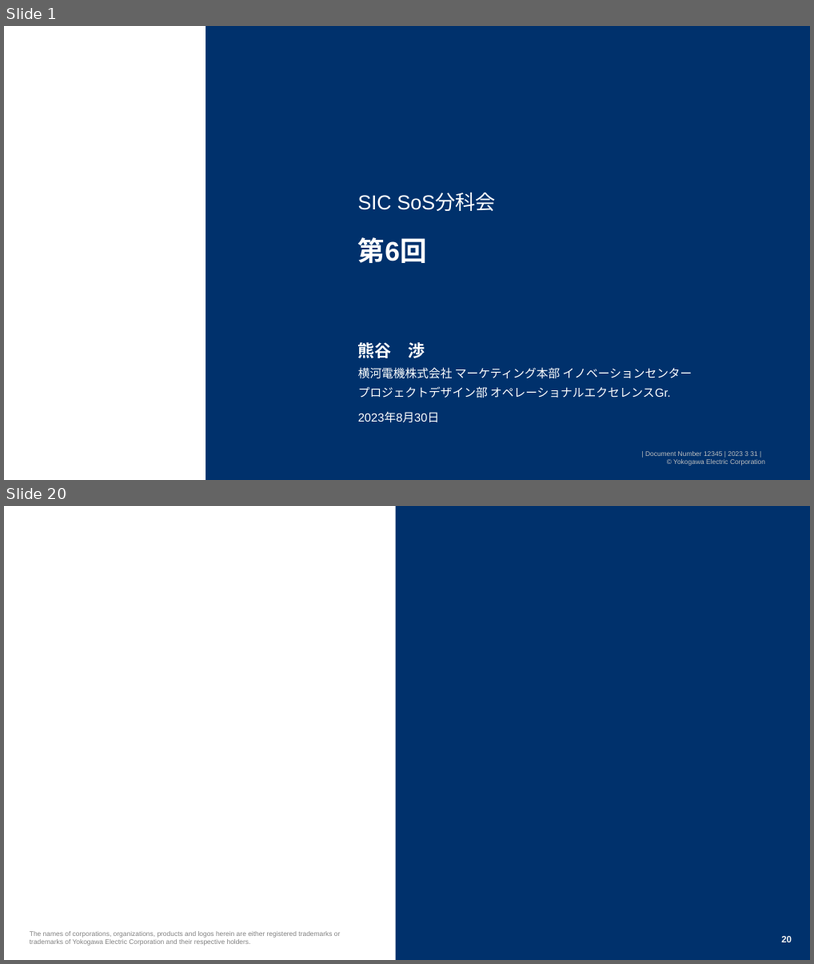
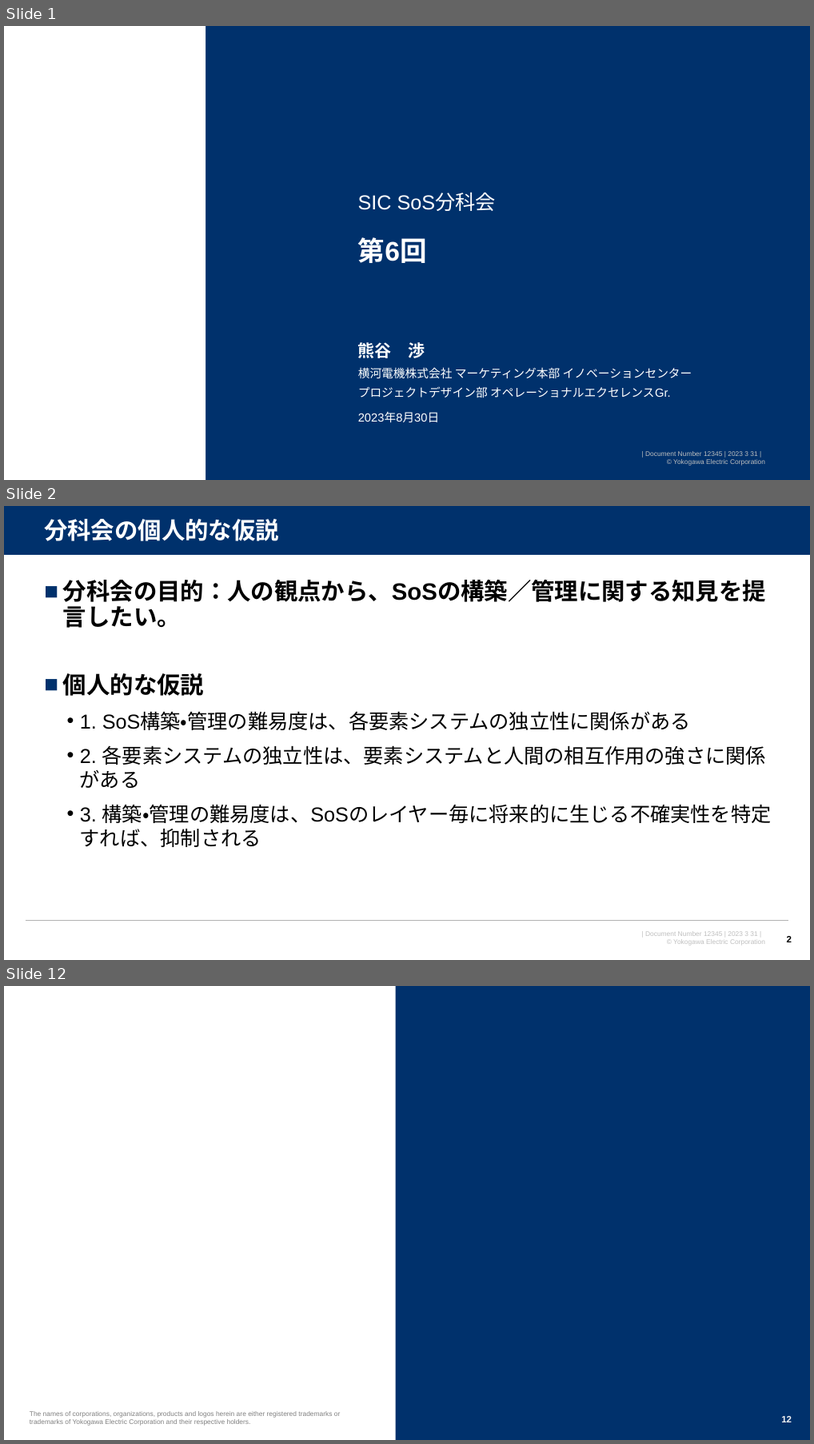
Before and after one commit to watarukumagai-git/opt, a slide deck: SoS/230830_SoS分科会6回_kuma_rev.0.pptx. Shown one above the other, each under a label of ours: slides 1 and 20 before the commit, slides 1, 2 and 12 after it; the slides between them are not shown. The pictures are 814x964 and 814x1444 pixels, drawn with LibreOffice and Linux fonts; fonts in the diff are those of the drawing; background and template pictures are left out. Boxes give left, top, right and bottom in pixels: in the first picture for what was removed or moved away, otherwise in the second. Text is boxed around its words. In the diff, an @@ line names an element or a change of style, - is before the commit and + after.

```diff
--- a/SoS/230830_SoS分科会6回_kuma_rev.0.pptx
+++ b/SoS/230830_SoS分科会6回_kuma_rev.0.pptx
@@ slide 2 added at <box>4,506,810,960</box>, background #FFFFFF; not listed: 1 template element that a slide beside it also shows @@
@@ rectangle added at <box>4,506,810,555</box>, fill #00316C @@
@@ title added at <box>44,519,279,541</box>, 28 pt, text #FFFFFF, bold @@
+分科会の個人的な仮説
@@ line added from (4, 555) to (810, 555), #FFFFFF 0.75 pt @@
@@ text added at <box>63,580,772,847</box>, 24 pt, text #000000 @@
+■ 分科会の目的：人の観点から、SoSの構築／管理に関する知見を提言したい。
+■ 個人的な仮説
+  • 1. SoS構築・管理の難易度は、各要素システムの独立性に関係がある
+  • 2. 各要素システムの独立性は、要素システムと人間の相互作用の強さに関係がある
+  • 3. 構築・管理の難易度は、SoSのレイヤー毎に将来的に生じる不確実性を特定すれば、抑制される
@@ line added from (25, 920) to (790, 920), #B2B2B2 1 pt @@
@@ page number added at <box>787,936,792,942</box>, 11 pt, text #000000, bold @@
+2
@@ what was slide 20 is now slide 12 @@
@@ page number at <box>782,1416,792,1422</box>: text changed @@
-20
+12
```
Also in this commit, not shown: 4 slides changed, 8 other slides added, 18 slides removed.
